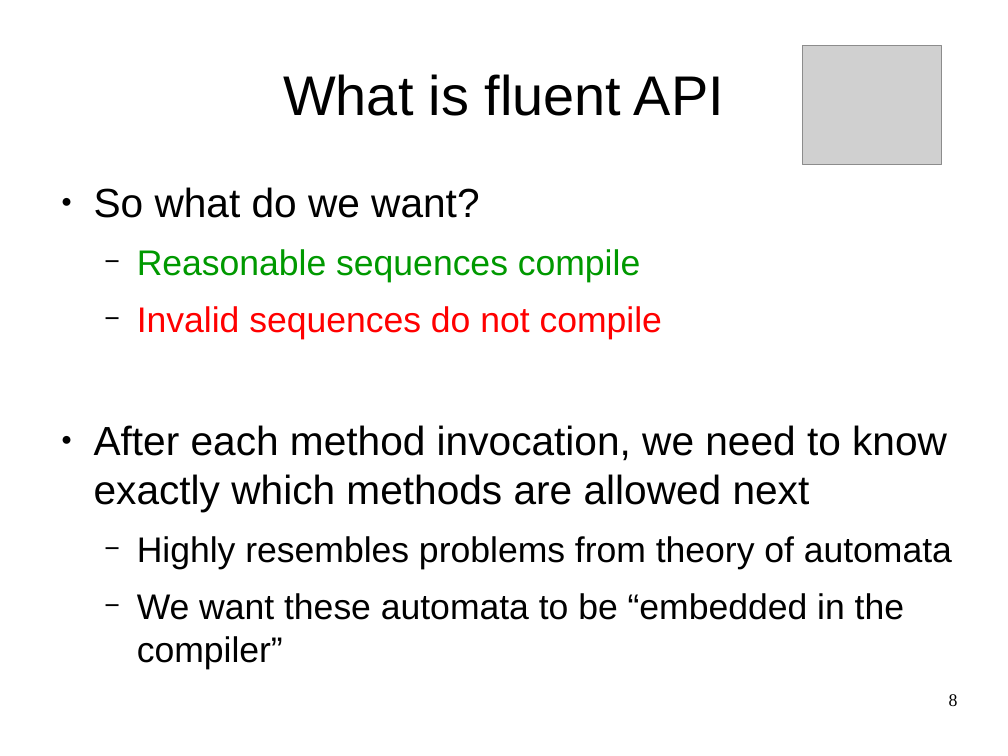
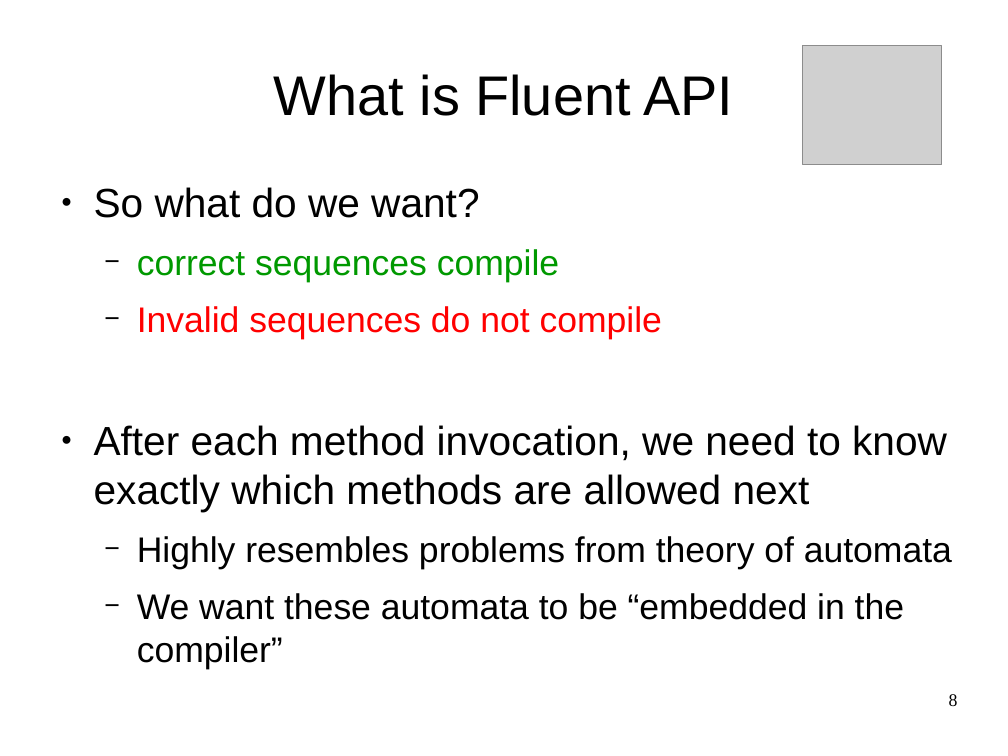
Before and after one commit to OriRoth/fling, a slide deck: slide 8 of Manuscripts/Thesis Seminar/Thesis Seminar.odp. Drawn at 1008x756 pixels with LibreOffice and Linux fonts; fonts in the diff are those of the drawing; grey boxes stand for pictures. Boxes give left, top, right and bottom in pixels: in the first picture for what was removed or moved away, otherwise in the second. Text is boxed around its words. In the diff, an @@ line names an element or a change of style, - is before the commit and + after.

```diff
--- a/Manuscripts/Thesis Seminar/Thesis Seminar.odp
+++ b/Manuscripts/Thesis Seminar/Thesis Seminar.odp
@@ title at [274, 74, 733, 116]: text changed @@
-What is fluent API
+What is Fluent API
@@ text at [137, 249, 559, 282]: text changed @@
-  − Reasonable sequences compile
+  − correct sequences compile
```
Also in this commit, not shown: 10 other slides changed, 4 slides added, 1 slide removed, 5 other files.
